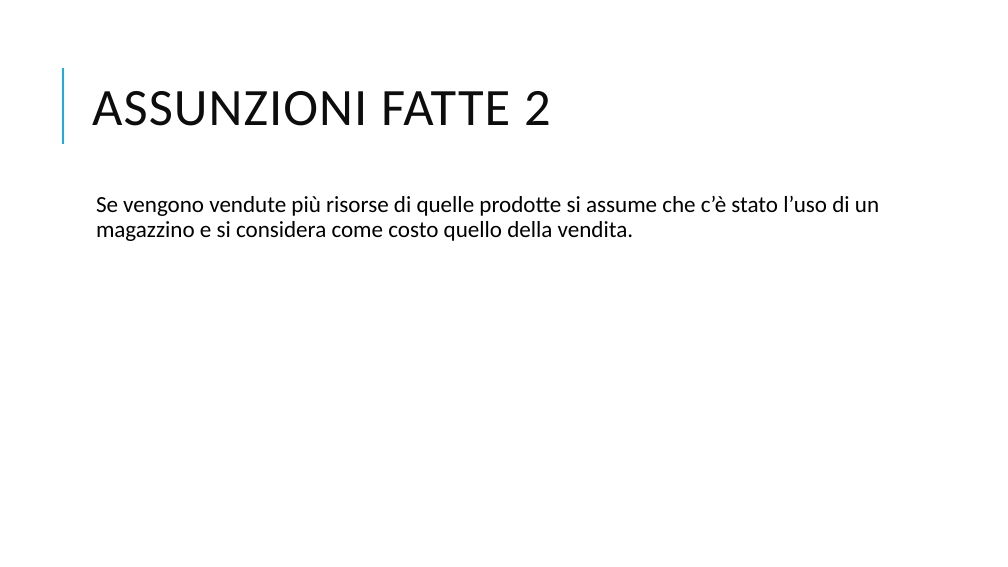
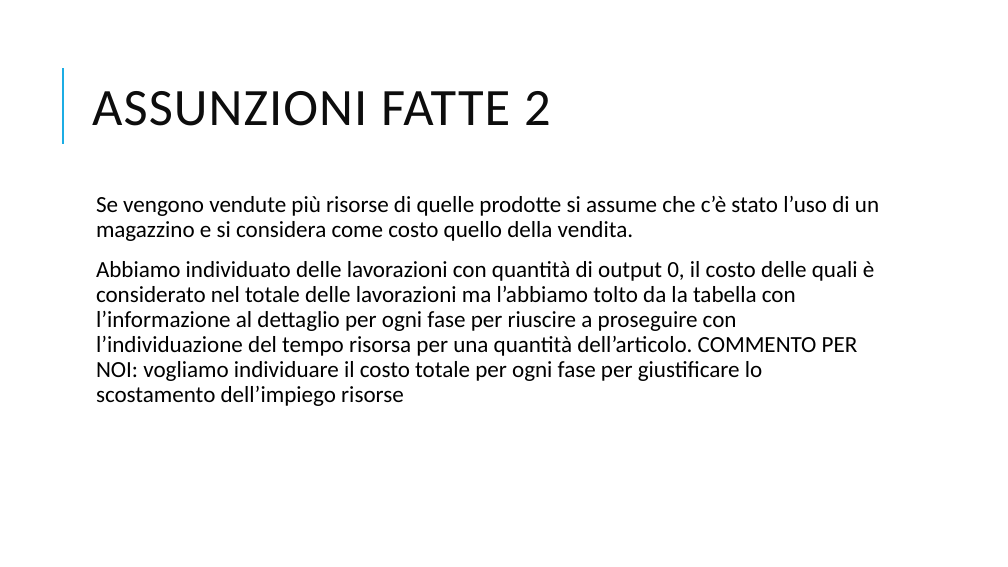
Before and after one commit to VinciGit00/SCGProject, a slide deck: slide 6 of Document/PresentazioneProgetto.pptx. Drawn at 1008x567 pixels with LibreOffice and Linux fonts; fonts in the diff are those of the drawing. Boxes give left, top, right and bottom in pixels: in the first picture for what was removed or moved away, otherwise in the second. Text is boxed around its words. In the diff, an @@ line names an element or a change of style, - is before the commit and + after.

```diff
--- a/Document/PresentazioneProgetto.pptx
+++ b/Document/PresentazioneProgetto.pptx
@@ text at <box>96,261,874,406</box>: paragraph added @@
+  Abbiamo individuato delle lavorazioni con quantità di output 0, il costo delle quali è considerato nel totale delle lavorazioni ma l’abbiamo tolto da la tabella con l’informazione al dettaglio per ogni fase per riuscire a proseguire con l’individuazione del tempo risorsa per una quantità dell’articolo. COMMENTO PER NOI: vogliamo individuare il costo totale per ogni fase per giustificare lo scostamento dell’impiego risorse
```
Also in this commit, not shown: 1 other file.
